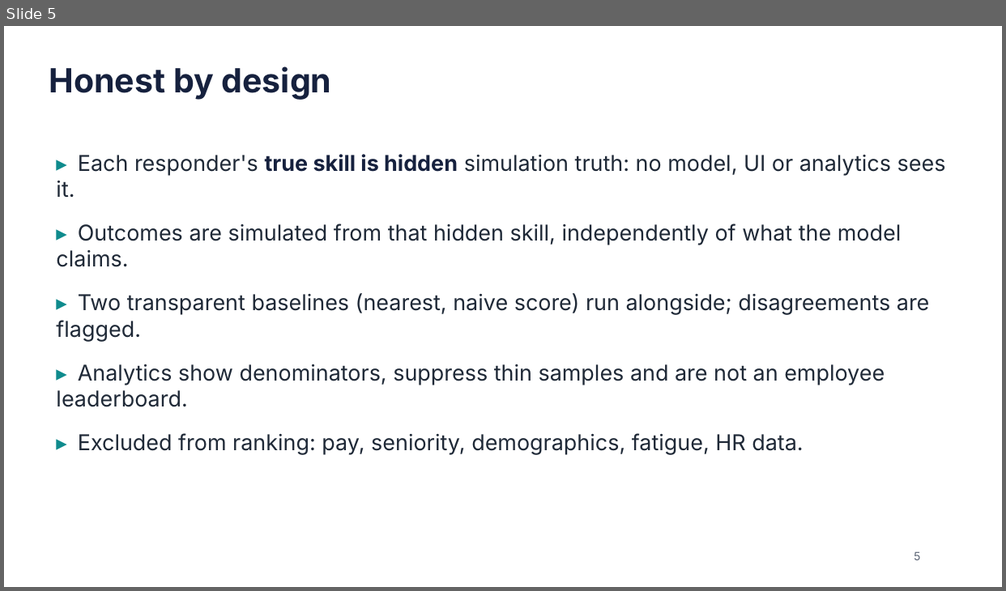
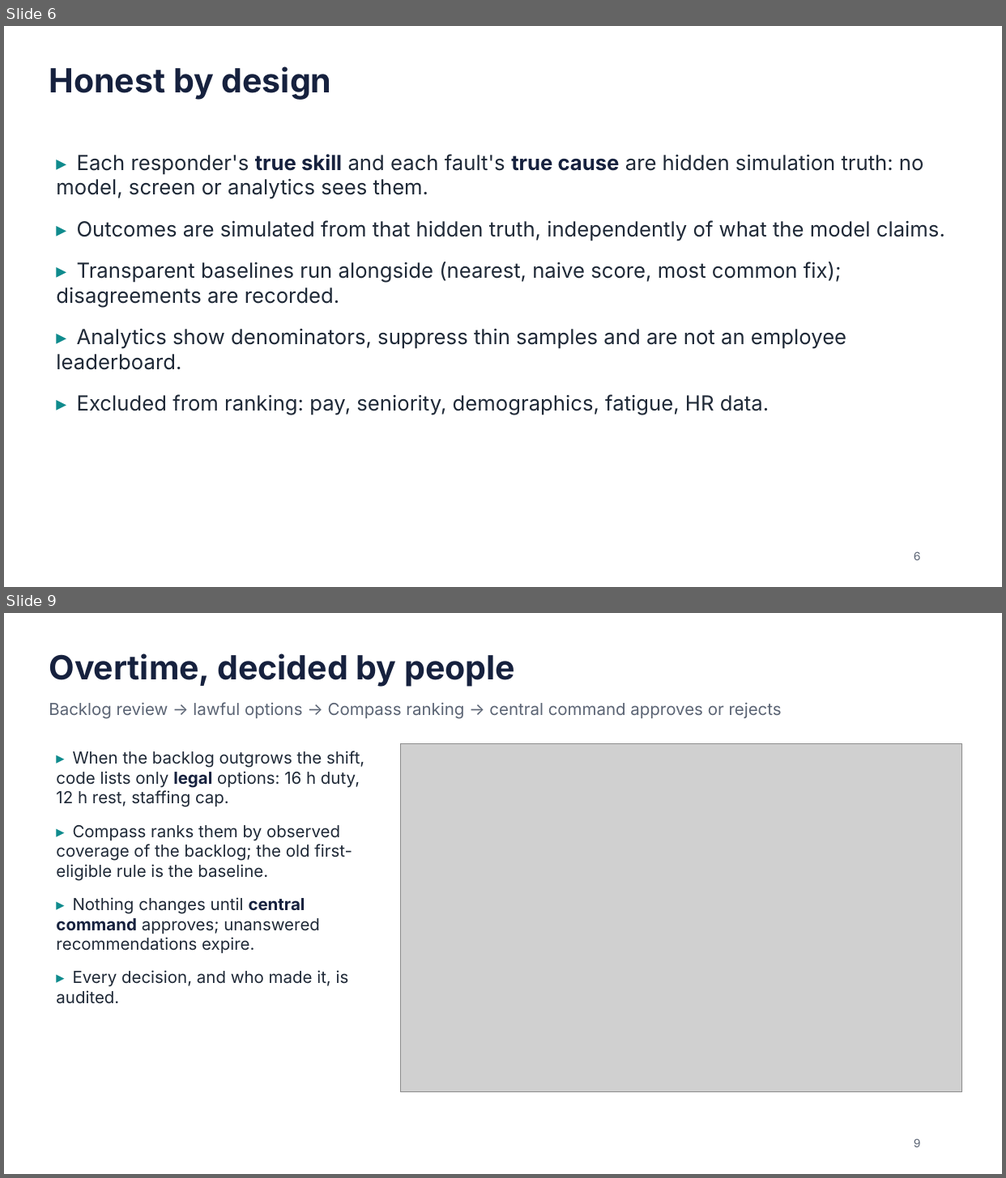
Before and after one commit to e8aura-makodev58/amd-compass, a slide deck: docs/submission/ResponseCompass-deck.pptx. Shown one above the other, each under a label of ours: slide 5 before the commit, slides 6 and 9 after it; the slides between them are not shown. The pictures are 1006x591 and 1006x1178 pixels, drawn with LibreOffice and Linux fonts; fonts in the diff are those of the drawing; grey boxes stand for pictures. Boxes give left, top, right and bottom in pixels: in the first picture for what was removed or moved away, otherwise in the second. Text is boxed around its words. In the diff, an @@ line names an element or a change of style, - is before the commit and + after.

```diff
--- a/docs/submission/ResponseCompass-deck.pptx
+++ b/docs/submission/ResponseCompass-deck.pptx
@@ slide 9 added at (4,613,1002,1174), background #FFFFFF @@
@@ text added at (49,653,515,687), 32 pt, text #16213E, bold @@
+Overtime, decided by people
@@ text added at (49,702,782,719), 16 pt, text #5B6474 @@
+Backlog review → lawful options → Compass ranking → central command approves or rejects
@@ text added at (56,751,364,1004), 16 pt, text #1F2937 @@
+▸ When the backlog outgrows the shift, code lists only legal options: 16 h duty, 12 h rest, staffing cap.
+▸ Compass ranks them by observed coverage of the backlog; the old first-eligible rule is the baseline.
+▸ Nothing changes until central command approves; unanswered recommendations expire.
+▸ Every decision, and who made it, is audited.
@@ picture added at (401,744,962,1093) @@
@@ text added at (914,1139,921,1148), 11 pt, text #5B6474 @@
+9
@@ what was slide 5 is now slide 6 @@
@@ slide 6 changed as well @@
@@ text at (56,154,945,307): text changed; size 21 to 20 pt @@
-▸ Each responder's true skill is hidden simulation truth: no model, UI or analytics sees it.
-▸ Outcomes are simulated from that hidden skill, independently of what the model claims.
-▸ Two transparent baselines (nearest, naive score) run alongside; disagreements are flagged.
+▸ Each responder's true skill and each fault's true cause are hidden simulation truth: no model, screen or analytics sees them.
+▸ Outcomes are simulated from that hidden truth, independently of what the model claims.
+▸ Transparent baselines run alongside (nearest, naive score, most common fix); disagreements are recorded.
@@ text at (56,328,846,416): size 21 to 20 pt in "▸ Analytics show denominators, suppress thin samples ...", "▸ Excluded from ranking: pay, seniority, demographics, ..." @@
@@ text at (914,552,921,561): text changed @@
-5
+6
```
Also in this commit, not shown: 7 other slides changed, 5 other slides added, 2 slides removed, 16 other files.
